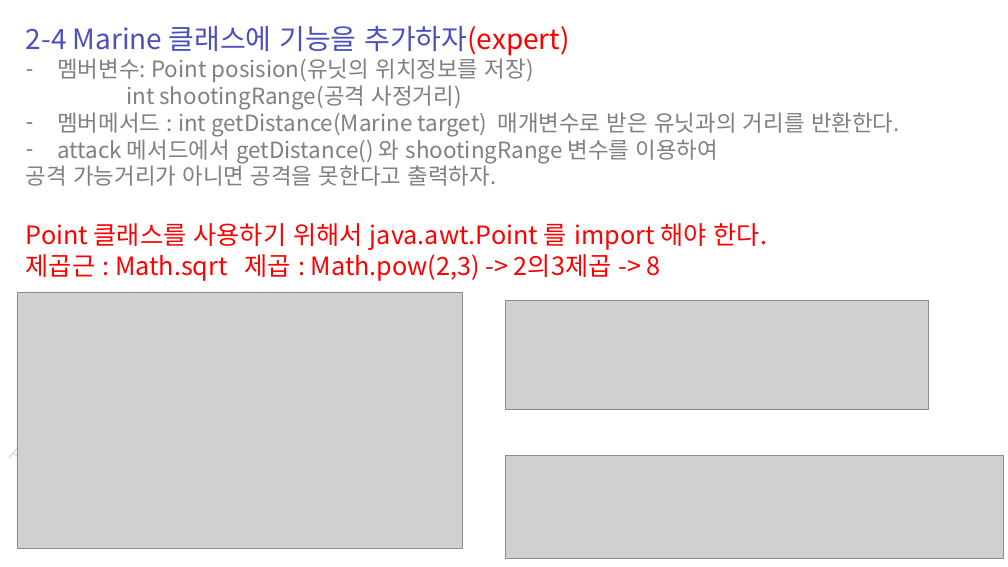
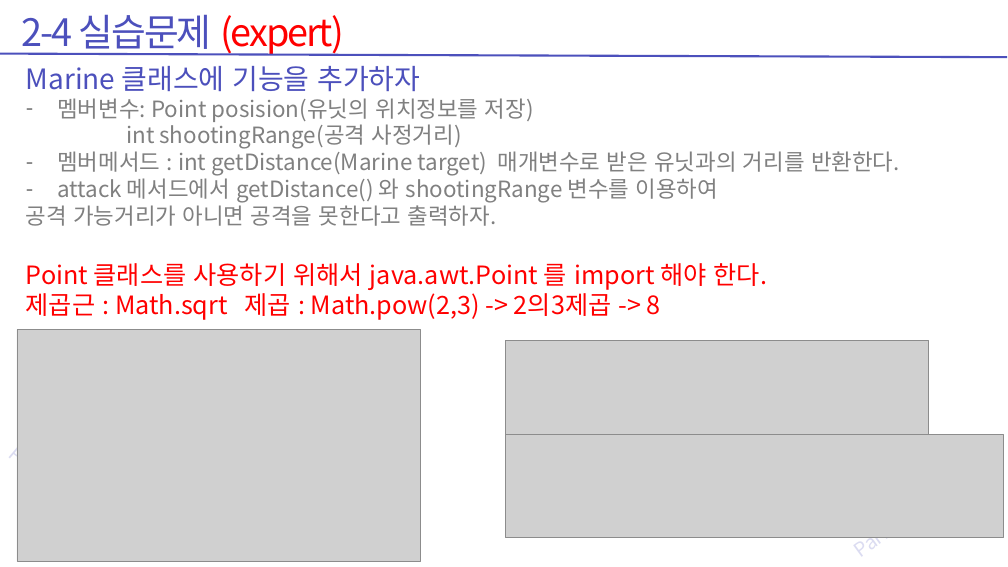
Before and after one commit to zest132/JavaLecture, a slide deck: slide 55 of JavaLecture/LectureFile/java 7강 멤버변수와메모리.pptx. Drawn at 1008x567 pixels with LibreOffice and Linux fonts; fonts in the diff are those of the drawing; grey boxes stand for pictures. Boxes give left, top, right and bottom in pixels: in the first picture for what was removed or moved away, otherwise in the second. Text is boxed around its words. In the diff, an @@ line names an element or a change of style, - is before the commit and + after.

```diff
--- a/JavaLecture/LectureFile/java 7강 멤버변수와메모리.pptx
+++ b/JavaLecture/LectureFile/java 7강 멤버변수와메모리.pptx
@@ text added at <box>22,14,344,56</box>, 54 pt, text #FF0000 @@
+2-4 실습문제 (expert)
@@ line added from (1007, 57) to (0, 53), #4C50BC 3 pt @@
@@ text "Marine 클래스에 기능을 추가하자": place and size @@
-text "Marine 클래스에 기능을 추가하자" at <box>26,26,900,281</box>
+text "Marine 클래스에 기능을 추가하자" at <box>26,66,900,320</box>
@@ text at <box>26,66,420,91</box>: text changed @@
-2-4 Marine 클래스에 기능을 추가하자(expert)
+Marine 클래스에 기능을 추가하자
@@ picture: place and size @@
-picture at <box>17,292,462,548</box>
+picture at <box>17,330,420,561</box>
@@ picture: place and size @@
-picture at <box>506,300,929,410</box>
+picture at <box>506,340,929,450</box>
@@ picture: place and size @@
-picture at <box>506,456,1003,558</box>
+picture at <box>506,434,1003,537</box>
```
Also in this commit, not shown: 29 other slides changed, 4 slides added, 4 slides removed, 6 other files.
